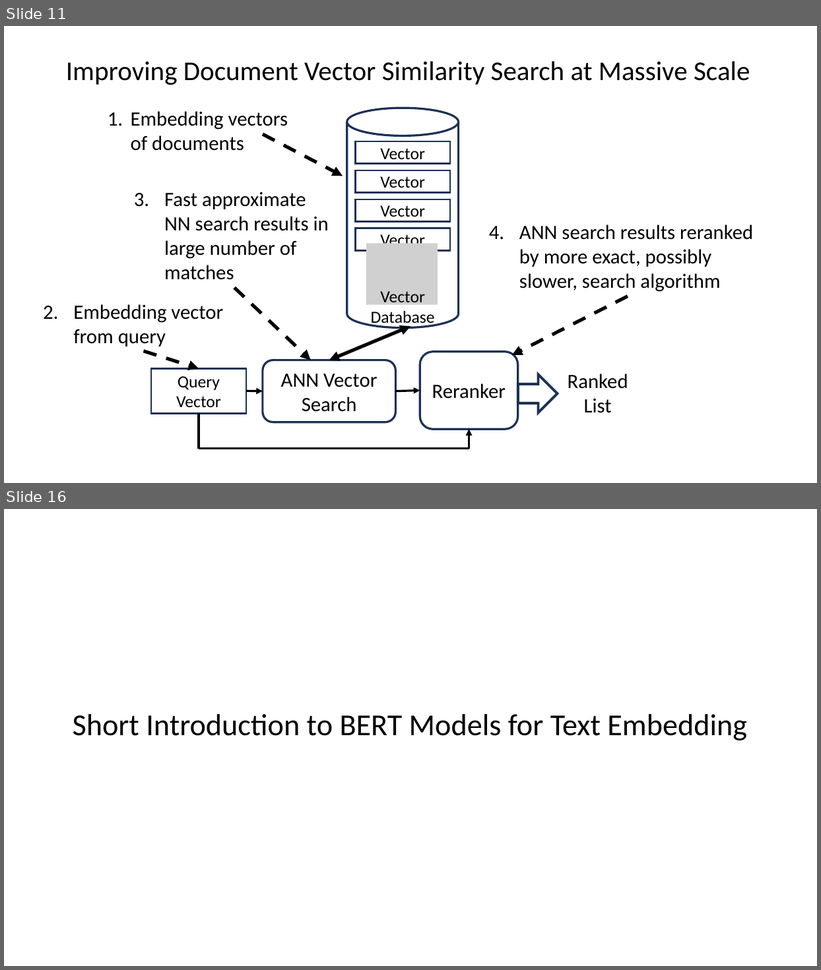
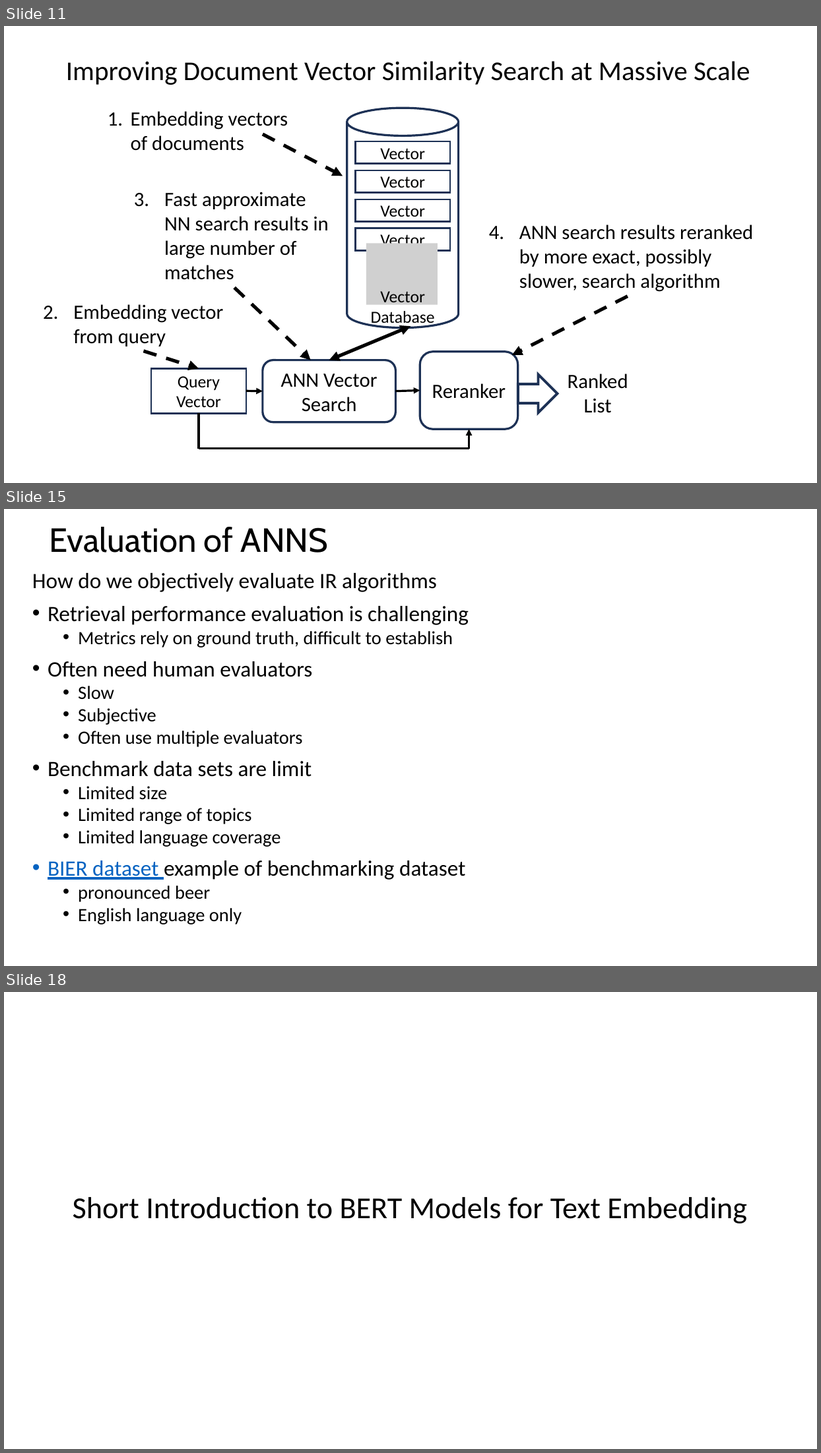
Before and after one commit to harelgabainew/school1, a slide deck: slides/6_InformationRetrivalSearch.pptx. Shown one above the other, each under a label of ours: slides 11 and 16 before the commit, slides 11, 15 and 18 after it; the slides between them are not shown. The pictures are 821x970 and 821x1453 pixels, drawn with LibreOffice and Linux fonts; fonts in the diff are those of the drawing; grey boxes stand for pictures. Boxes give left, top, right and bottom in pixels: in the first picture for what was removed or moved away, otherwise in the second. Text is boxed around its words. In the diff, an @@ line names an element or a change of style, - is before the commit and + after.

Commit message:
Added slides on evaluation

```diff
--- a/slides/6_InformationRetrivalSearch.pptx
+++ b/slides/6_InformationRetrivalSearch.pptx
@@ slide 15 added at (4,509,817,966), background #FFFFFF @@
@@ title added at (49,527,329,553), 39.6 pt, text #000000 @@
+Evaluation of ANNS
@@ text added at (32,573,469,925), 22.2 pt, text #000000 @@
+How do we objectively evaluate IR algorithms
+• Retrieval performance evaluation is challenging
+  • Metrics rely on ground truth, difficult to establish
+• Often need human evaluators
+  • Slow
+  • Subjective
+  • Often use multiple evaluators
+• Benchmark data sets are limit
+  • Limited size
+  • Limited range of topics
+  • Limited language coverage
+• BIER dataset example of benchmarking dataset
+  • pronounced beer
+  • English language only
@@ what was slide 16 is now slide 18 @@
```
Also in this commit, not shown: 5 slides changed, 1 other slide added.
